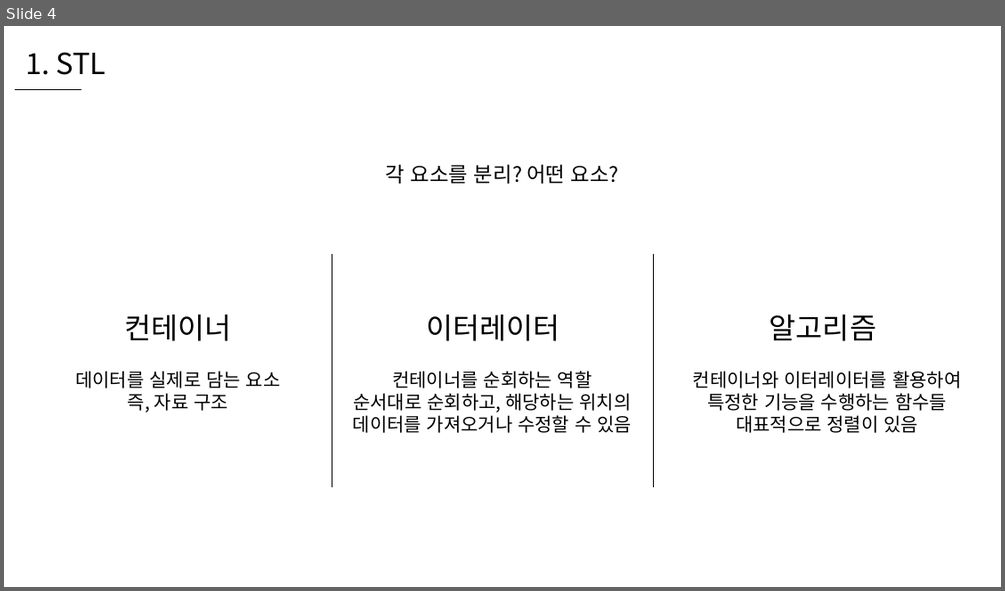
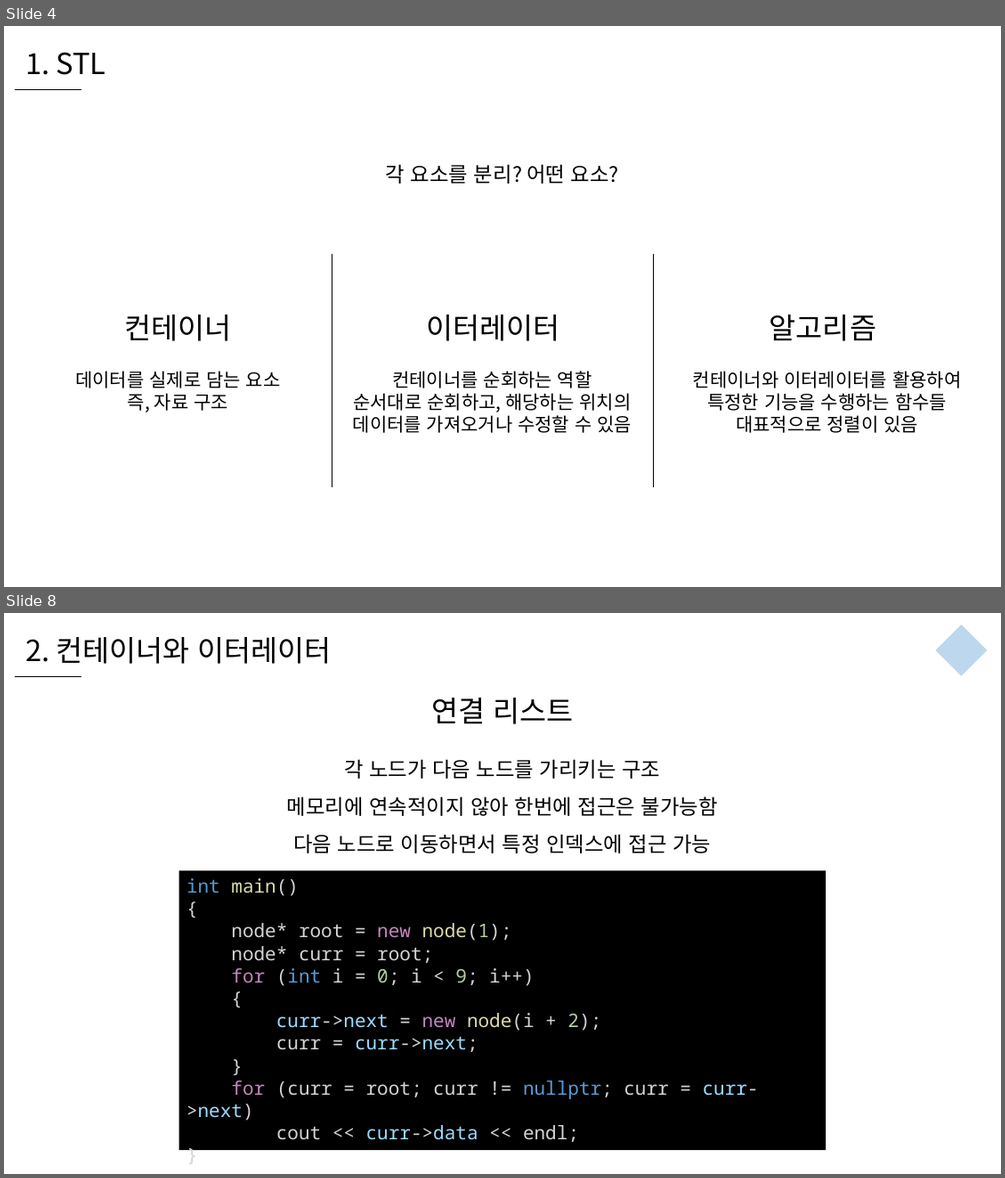
Before and after one commit to WooLyung/2021-RG-Lecture, a slide deck: 수업 자료/4 - C++ STL.pptx. Shown one above the other, each under a label of ours: slide 4 before the commit, slides 4 and 8 after it; the slides between them are not shown. The pictures are 1005x591 and 1005x1178 pixels, drawn with LibreOffice and Linux fonts; fonts in the diff are those of the drawing. Boxes give left, top, right and bottom in pixels: in the first picture for what was removed or moved away, otherwise in the second. Text is boxed around its words. In the diff, an @@ line names an element or a change of style, - is before the commit and + after.

```diff
--- a/수업 자료/4 - C++ STL.pptx
+++ b/수업 자료/4 - C++ STL.pptx
@@ slide 8 added at (4, 613, 1001, 1174), background #FFFFFF @@
@@ text added at (25, 637, 332, 664), 28 pt, text #000000 @@
+2. 컨테이너와 이터레이터
@@ diamond added at (936, 625, 987, 676), fill #BDD7EE @@
@@ line added from (15, 676) to (81, 676), #000000 0.5 pt @@
@@ text added at (431, 698, 574, 724), 28 pt, text #000000 @@
+연결 리스트
@@ text added at (287, 759, 718, 853), 20 pt, text #000000 @@
+각 노드가 다음 노드를 가리키는 구조
+메모리에 연속적이지 않아 한번에 접근은 불가능함
+다음 노드로 이동하면서 특정 인덱스에 접근 가능
@@ rectangle added at (179, 870, 825, 1150), fill #000000, 18 pt, text #D4D4D4 @@
+int main()
+{
+node* root = new node(1);
+node* curr = root;
+for (int i = 0; i < 9; i++)
+{
+curr->next = new node(i + 2);
+curr = curr->next;
+}
+for (curr = root; curr != nullptr; curr = curr->next)
+cout << curr->data << endl;
+}
```
Also in this commit, not shown: 8 slides changed, 26 other slides added, 5 other files.
